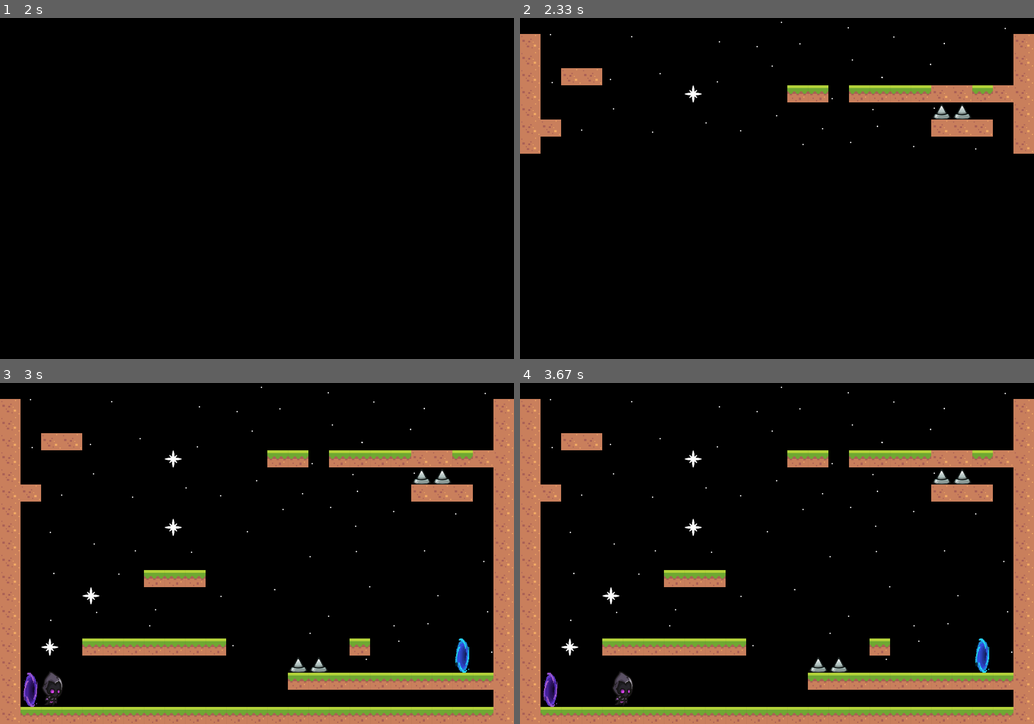
Above: before the commit, frames 1-4 (two rows, left to right).
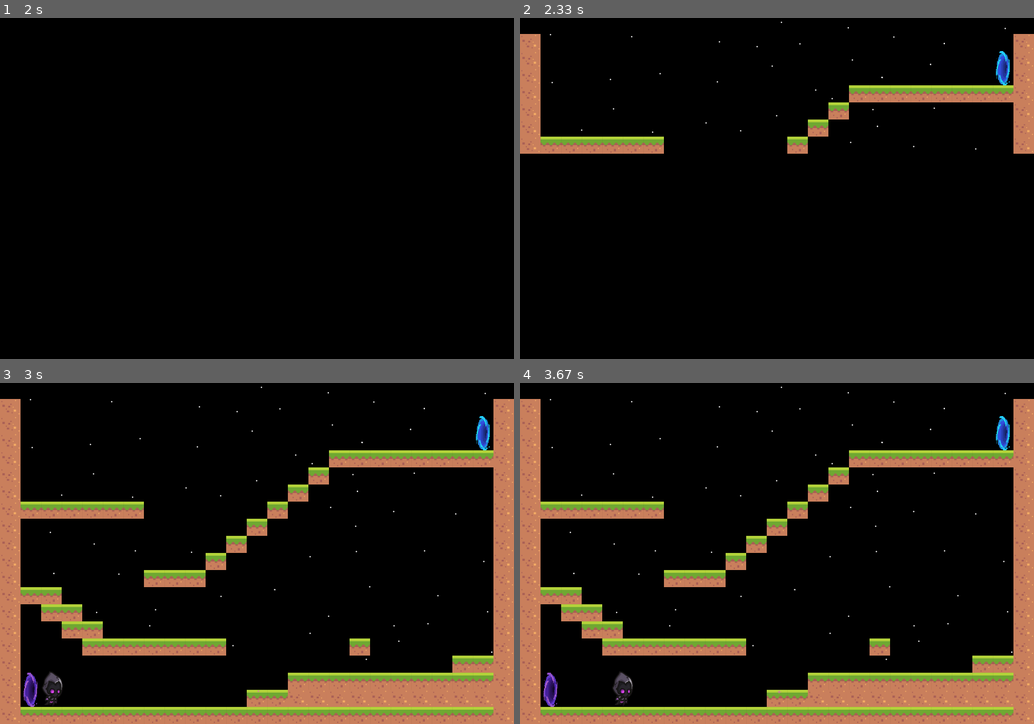
Above: after the commit, the same moments.

Repository: Ryastan/YLyceum_Game
Game: pygame game, started from Game on PyGame/main.py
The game is run twice, just before and just after one commit, with the same random seed, the same clock (stepped at 60 frames per second) and the same inputs.
Inputs:
- Up to frame 1 (2 s): hold Right 0.33-0.8 s; hold Right 0.83-1.3 s; hold Right 1.33-1.97 s
- Up to frame 2 (2.33 s): tap Shift at 2 s
- Up to frame 3 (3 s): hold Left 2.33-2.8 s; hold Right from 2.83 s (still down)
- Up to frame 4 (3.67 s): release Right at 3.3 s; hold Up 3.33-3.63 s

Frame 1 is identical in both runs. In frame 2, 4.2% of the frame differs, in the area x 4-96%, y 9-40%; in frame 3, 9.2%, in the area x 4-96%, y 9-95%; in frame 4, 9.2%.

Commit message:
Релиз 1 0 с менюшкой и уровнями но ьез звука обучения и финальной менюшки

Diff:
--- a/Game on PyGame/blocks.py
+++ b/Game on PyGame/blocks.py
@@ -2,6 +2,7 @@
 import os
 import sys
 import pygame
+
 
 def load_image(name, colorkey=None):
     fullname = os.path.join("sprites/images/Blocks",name)
@@ -30,3 +31,11 @@
         self.image = load_image("block_dirt.png")
         self.image = pygame.transform.scale(self.image, (W, H))
         self.rect = Rect(x, y, W, H)
+
+
+class life_bar(sprite.Sprite):
+    def __init__(self, x, y, W, H):
+        sprite.Sprite.__init__(self)
+        self.image = load_image("life_crystal1.png")
+        self.image = pygame.transform.scale(self.image, (100, 100))
+        self.rect = Rect(x, y, W, H)
--- a/Game on PyGame/levels.py
+++ b/Game on PyGame/levels.py
@@ -4,6 +4,7 @@
 from portal import Portal
 from blocks import Platforms
 from blocks import Platforms1
+from blocks import life_bar
 from booster import coal
 from booster import spike
 from booster import enter
@@ -31,7 +32,7 @@
     def load(self, W, H, number):
         clock = pygame.time.Clock()
         FPS = 60  # ФПС игры
-
+        lifea = life_bar(0, 0, 1500, 1500)
         # Цвета в RGB
         WHITE = (255, 255, 255)
         BLACK = (0, 0, 0)
@@ -63,45 +64,130 @@
         if number == 1:
             level1 = ["                         ",
                      "0                       0",
-                     "0                       0",
-                     "0 33                    0",
-                     "0       1    -- ----33-00",
-                     "0                   44  0",
-                     "00                  000 0",
-                     "0                       0",
-                     "0       1               0",
-                     "0                       0",
-                     "0                       0",
+                     "0                      60",
+                     "0                       0",
+                     "0               --------0",
+                     "0              -        0",
+                     "0             -         0",
+                     "0------      -          0",
+                     "0           -           0",
+                     "0          -            0",
+                     "0         -             0",
                      "0      ---              0",
-                     "0   1                   0",
-                     "0                       0",
-                     "0                       0",
-                     "0 1 -------      -    6 0",
-                     "0             44        0",
+                     "0--                     0",
+                     "0 --                    0",
+                     "0  --                   0",
+                     "0   -------      -      0",
+                     "0                     --0",
+                     "05            ----------0",
+                     "0           --00000000000",
+                     "0-----------------------0"]
+        if number == 3:
+            level1 = ["                         ",
+                     "0                       0",
+                     "0                      60",
+                     "0                       0",
+                     "0              1----33-00",
+                     "0                       0",
+                     "00         -            0",
+                     "0       1--             0",
+                     "0                       0",
+                     "0                       0",
+                     "0                       0",
+                     "0   1  ---              0",
+                     "0                       0",
+                     "0                       0",
+                     "0                       0",
+                     "0   -------             0",
+                     "0                       0",
                      "05            ----------0",
                      "0                       0",
                      "0-----------------------0"]
         if number == 2:
             level1 = ["                         ",
                      "0                       0",
-                     "0                       0",
-                     "0 33                    0",
-                     "0       1    -- ----33-00",
-                     "0                   44  0",
-                     "00      1           000 0",
-                     "0                       0",
-                     "0       1         1     0",
-                     "0                       0",
-                     "0                       0",
+                     "0                     6 0",
+                     "0            --         0",
+                     "0           --- --------0",
+                     "0-                      0",
+                     "00-                     0",
+                     "000-                    0",
+                     "0000-                   0",
+                     "0                      10",
+                     "0           --       ---0",
                      "0      ---              0",
-                     "0   1                   0",
-                     "0                  1    0",
-                     "0                       0",
-                     "0 1 -------      -    6 0",
-                     "0             44        0",
-                     "05            ----------0",
-                     "0                       0",
+                     "0--                     0",
+                     "0 ---                   0",
+                     "0  ---                  0",
+                     "0   -------             0",
+                     "0                     --0",
+                     "05                  ----0",
+                     "0                  -00000",
                      "0-----------------------0"]
+        if number == 4:
+            level1 = ["                         ",
+                      "0                       0",
+                      "0                      60",
+                      "0                  44   0",
+                      "0              1----00-00",
+                      "0                       0",
+                      "00         -            0",
+                      "0       1--             0",
+                      "0                       0",
+                      "0                       0",
+                      "0                       0",
+                      "0---1   1               0",
+                      "0                       0",
+                      "0                       0",
+                      "0    4444               0",
+                      "0   --------            0",
+                      "0                       0",
+                      "05            ----------0",
+                      "0            -00000000000",
+                      "0-----------------------0"]
+        if number == 5:
+            level1 = ["                         ",
+                      "0                       0",
+                      "0                      60",
+                      "0                       0",
+                      "0              1----00-00",
+                      "0                       0",
+                      "00             1        0",
+                      "0       1--             0",
+                      "0                     440",
+                      "0                   ----0",
+                      "0                       0",
+                      "0---1 1                 0",
+                      "0        1              0",
+                      "0           1   1       0",
+                      "0                       0",
+                      "0                       0",
+                      "0                     --0",
+                      "05                   -000",
+                      "0       44          -0000",
+                      "0-----------------------0"]
+        if number == 6:
+            level1 = ["                         ",
+                      "0                      60",
+                      "0          1            0",
+                      "0      1        44444   0",
+                      "0               -------00",
+                      "04     1   4444         0",
+                      "00       44----         0",
+                      "0       1--             0",
+                      "0                       0",
+                      "0     1                 0",
+                      "0444                    0",
+                      "0---     1              0",
+                      "0           1           0",
+                      "0              1        0",
+                      "04444444444444    1     0",
+                      "0-------------          0",
+                      "0                       0",
+                      "05                      0",
+                      "0                44444440",
+                      "0-----------------------0"]
+
         surface = pygame.display.set_mode((W, H))
         pygame.display.set_caption('Game')
         run_game = True
@@ -184,6 +270,8 @@
             surface.blit(hero.image, (hero.rect.centerx - 75, hero.rect.centery - 60))
             entities.draw(surface)
             bentities.draw(bg)
+            if hero.live == 1:
+                surface.blit(pygame.transform.scale(lifea.image, (100 - hero.time // 9, 100 - hero.time // 9)), (750, 900))
             hero.time -= 1
             if counter < 50:
                 surface.blit(black, (0, counter * 20))
--- a/Game on PyGame/main.py
+++ b/Game on PyGame/main.py
@@ -25,6 +25,14 @@
     if level1.load(W, H, 1) == "Yes":
         level1 = Levels()
         if level1.load(W, H, 2) == "Yes":
-            pygame.quit()
+            level1 = Levels()
+            if level.load(W, H, 3) == "Yes":
+                level1 = Levels()
+                if level.load(W, H, 4) == "Yes":
+                    level1 = Levels()
+                    if level.load(W, H, 5) == "Yes":
+                        level1 = Levels()
+                        if level.load(W, H, 6) == "Yes":
+                            pygame.quit()
 else:
     pygame.quit()
Empty file added: Game on PyGame/particles.py
Binary file added: Game on PyGame/sprites/images/Blocks/life_crystal1.png
